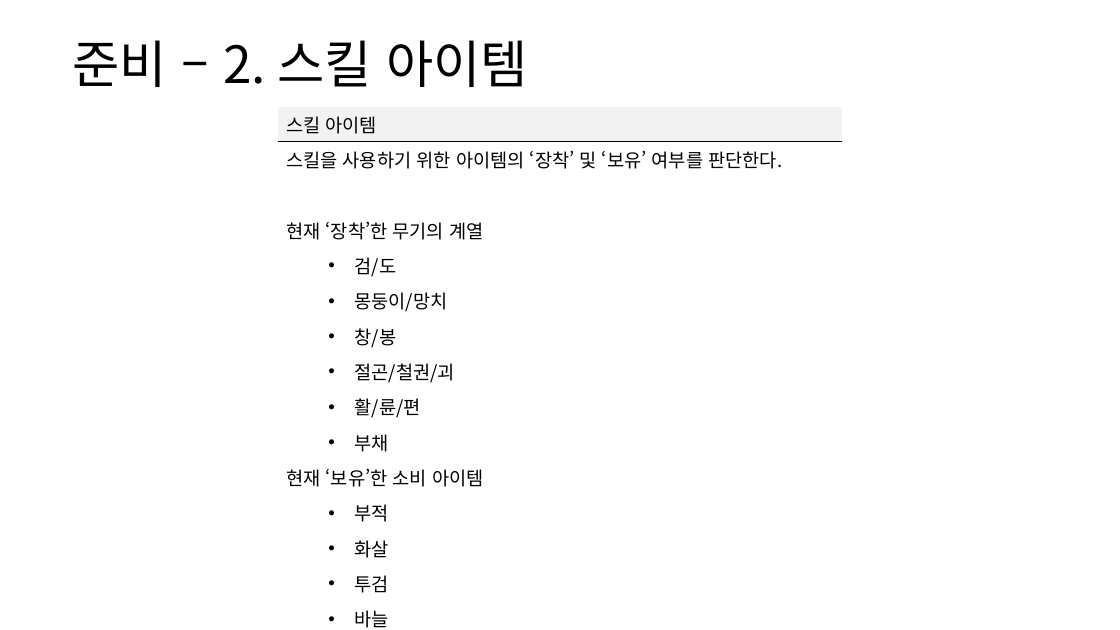
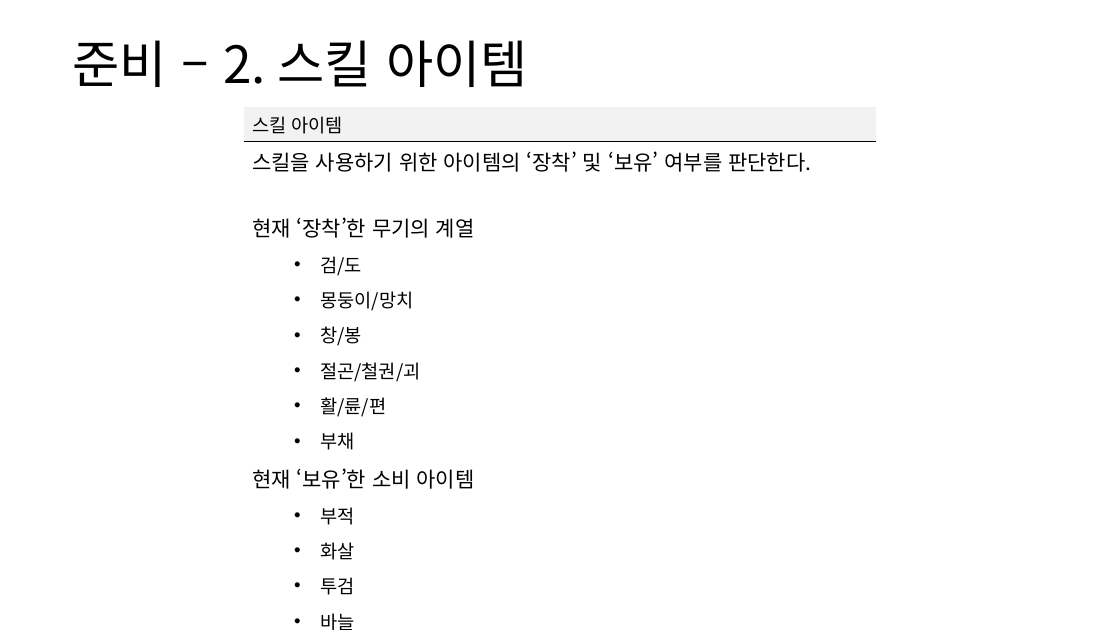
Before and after one commit to yjk0401/unityenginebasic_9th, a slide deck: slide 15 of 기획/방랑엽사전/스킬 시스템 기획서.pptx. Drawn at 1120x630 pixels with LibreOffice and Linux fonts; fonts in the diff are those of the drawing. Boxes give left, top, right and bottom in pixels: in the first picture for what was removed or moved away, otherwise in the second. Text is boxed around its words. In the diff, an @@ line names an element or a change of style, - is before the commit and + after.

```diff
--- a/기획/방랑엽사전/스킬 시스템 기획서.pptx
+++ b/기획/방랑엽사전/스킬 시스템 기획서.pptx
@@ table at (x1=244, y1=107, x2=876, y2=630) @@
@@ size 16 to 18 pt in "스킬을 사용하기 위한 아이템의 ‘장착’ 및 ‘보유’ ...", "현재 ‘장착’한 무기의 계열", "현재 ‘보유’한 소비 아이템" @@
@@ table resized from (x1=278, y1=107, x2=843, y2=630) to (x1=244, y1=107, x2=876, y2=630) @@
```
Also in this commit, not shown: 8 other slides changed, 1 slide added, 7 other files.
